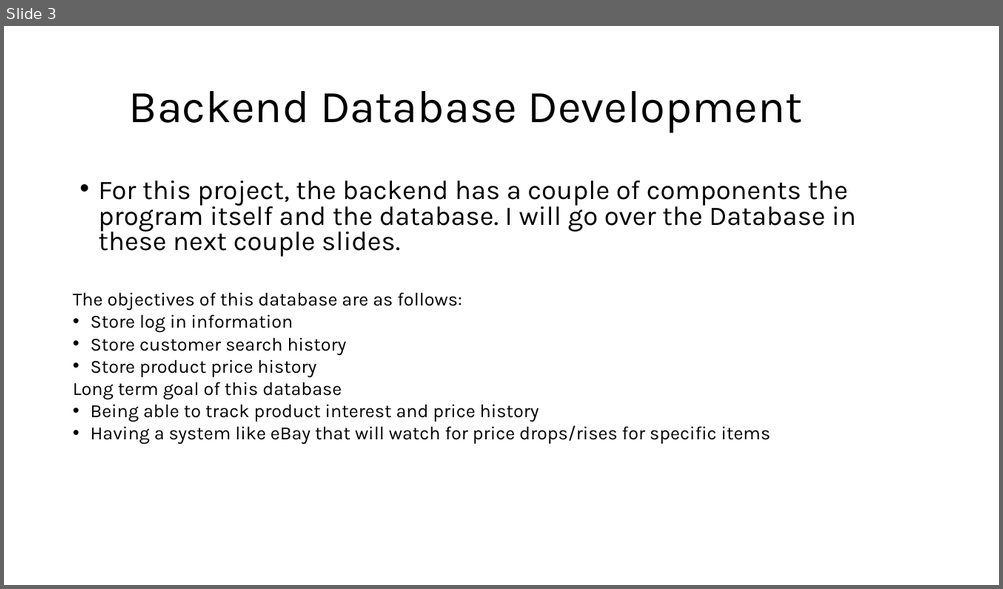
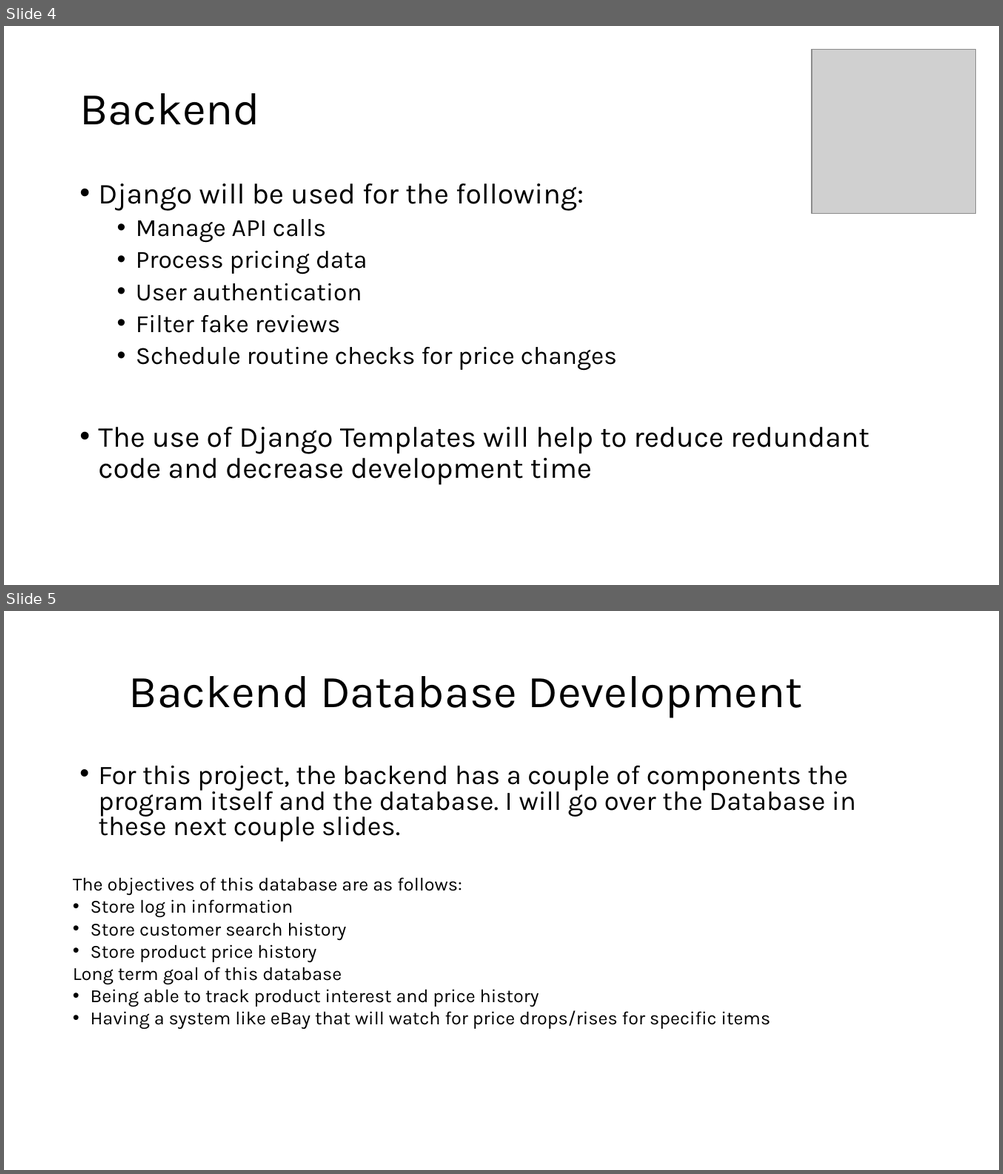
Before and after one commit to Jormungandr72/Cross-Website-Price-Checker, a slide deck: Documentation/Phase-One-Docs/CPT-200_Phase_One_Presentation.ppt. Shown one above the other, each under a label of ours: slide 3 before the commit, slides 4 and 5 after it. The pictures are 1003x589 and 1003x1174 pixels, drawn with LibreOffice and Linux fonts; fonts in the diff are those of the drawing; grey boxes stand for pictures. Boxes give left, top, right and bottom in pixels: in the first picture for what was removed or moved away, otherwise in the second. Text is boxed around its words. In the diff, an @@ line names an element or a change of style, - is before the commit and + after.

```diff
--- a/Documentation/Phase-One-Docs/CPT-200_Phase_One_Presentation.ppt
+++ b/Documentation/Phase-One-Docs/CPT-200_Phase_One_Presentation.ppt
@@ slide 4 added at bbox=[4, 26, 999, 585], background #FFFFFF @@
@@ picture added at bbox=[811, 49, 975, 213] @@
@@ title added at bbox=[79, 93, 260, 125], 44 pt, text #000000 @@
+Backend
@@ text added at bbox=[98, 184, 869, 486], 28 pt, text #000000 @@
+• Django will be used for the following:
+  • Manage API calls
+  • Process pricing data
+  • User authentication
+  • Filter fake reviews
+  • Schedule routine checks for price changes
+• The use of Django Templates will help to reduce redundant code and decrease development time
@@ what was slide 3 is now slide 5 @@
```
Also in this commit, not shown: 2 slides changed, 1 other slide added, 2 other files.
